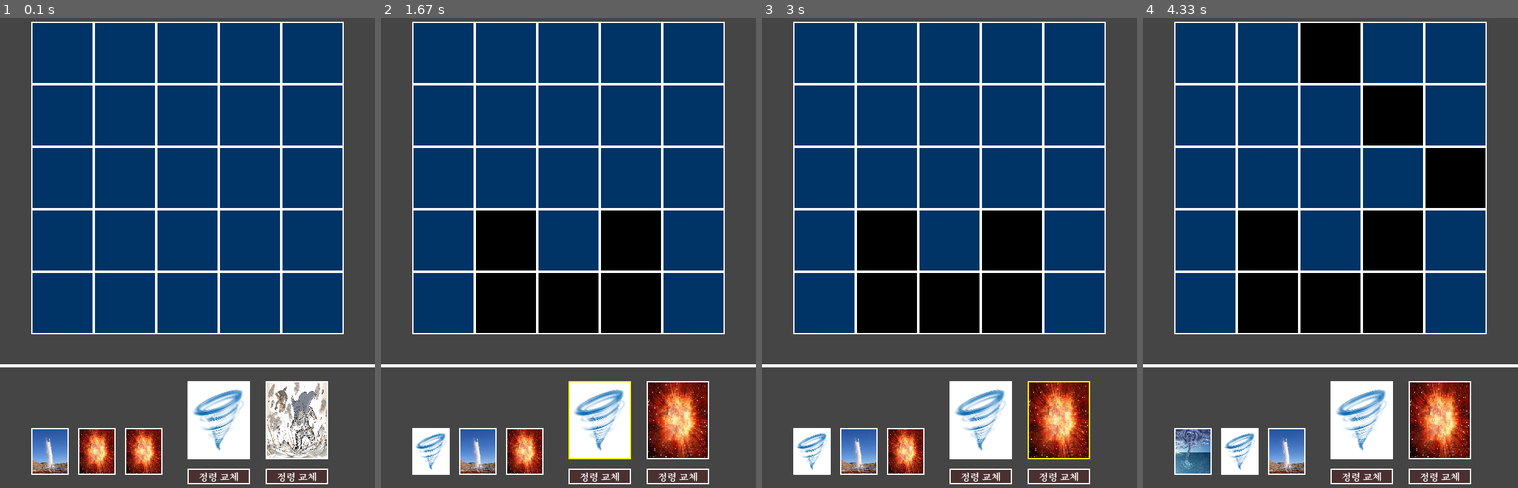
Above: before the commit, frames 1-4 (left to right).
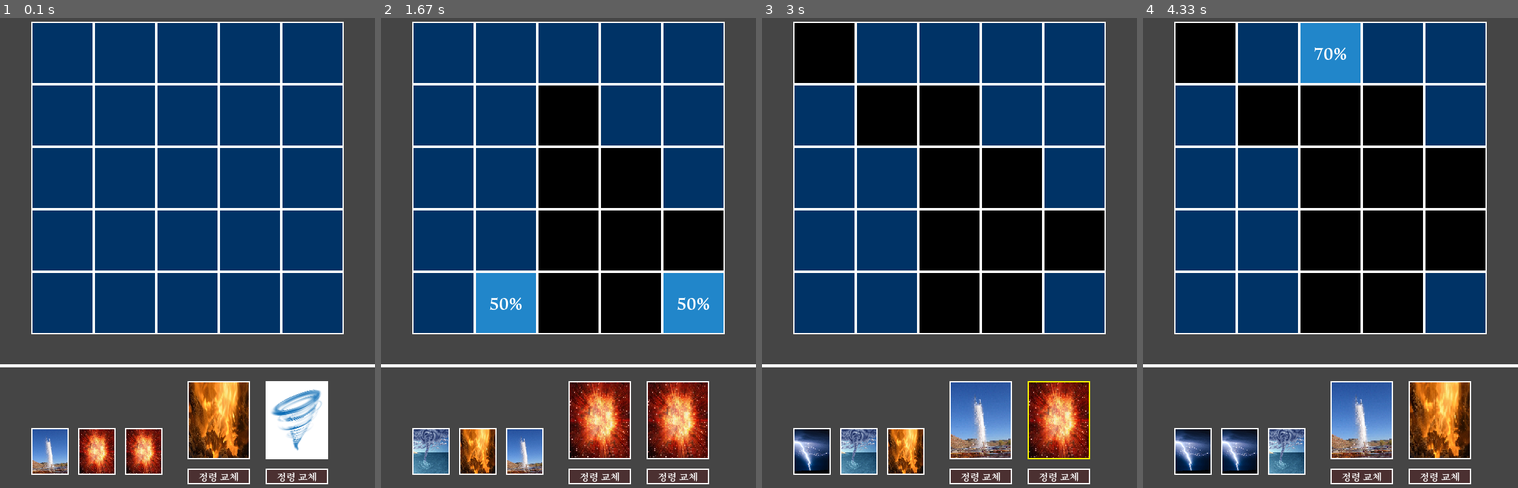
Above: after the commit, the same moments.

Repository: wlsdn2749/Rostark-Transcendence-Simulator
Game: pygame game, started from games/main.py
The game is run twice, just before and just after one commit, with the same random seed, the same clock (stepped at 60 frames per second) and the same inputs.
Inputs (mouse positions are in pixels of both pictures, inside the frame that each line leads up to):
- Up to frame 1 (0.1 s): no input
- Up to frame 2 (1.67 s): click (677, 412) at 0.38 s; click (568, 271) at 0.72 s; click (598, 412) at 1.05 s; click (613, 285) at 1.38 s
- Up to frame 3 (3 s): click (979, 412) at 1.72 s; click (825, 50) at 2.05 s; click (1058, 412) at 2.88 s
- Up to frame 4 (4.33 s): click (1428, 196) at 3.22 s

The runs differ from the first frame. In frame 1, 4.4% of the frame differs, in the area x 50-88%, y 77-94%; in frame 2, 22%; in frame 3, 23%; in frame 4, 28%, in the area x 8-92%, y 1-97%.

Commit message:
add: cleanse

Diff:
--- a/games/pakeages/element.py
+++ b/games/pakeages/element.py
@@ -3,7 +3,7 @@
 import inspect
 
 dy = [1, 0, -1, 0]
-dx = [0, 1, 0, -1]
+dx = [0, 1, 0, -1]  # 0: 아래쪽(남), 1: 오른쪽(동), 2: 위쪽(북), 3: 왼쪽(서)
 
 diagonal_y = [-1, 1, -1, 1]  # 대각선 x : 1, 5, 7, 11
 diagonal_x = [-1, 1, 1, -1]  # 대각선 y : 1, 5, 7, 11
@@ -265,6 +265,27 @@
         return range_list
 
 
+class Cleanse(Element):
+    """
+    - 이름 : 정화
+    - 등급 : 일반
+    - 효과 : 선택한 석판 100% **타격**, 양 옆 석판 50% 파괴
+    - "왜곡된 고대 석판"의 효과를 무시하고 파괴가능
+    """
+
+    def __init__(self) -> None:
+        super().__init__()
+        self.image = self.get_image("./games/images/cleanse.jpg")
+
+    def effect_range(self, x: int, y: int) -> list[tuple[int, int, int]]:
+        range_list = list()
+        range_list.append((x, y, 100))  # 100%
+        for i in [1, 3]:
+            range_list.append((x + dx[i], y + dy[i], 50))  # 양 옆 50%
+
+        return range_list
+
+
 def get_all_elements() -> list[Any]:
     current_module = inspect.getmodule(inspect.currentframe())
     elements = []
Binary file added: games/images/cleanse.jpg
